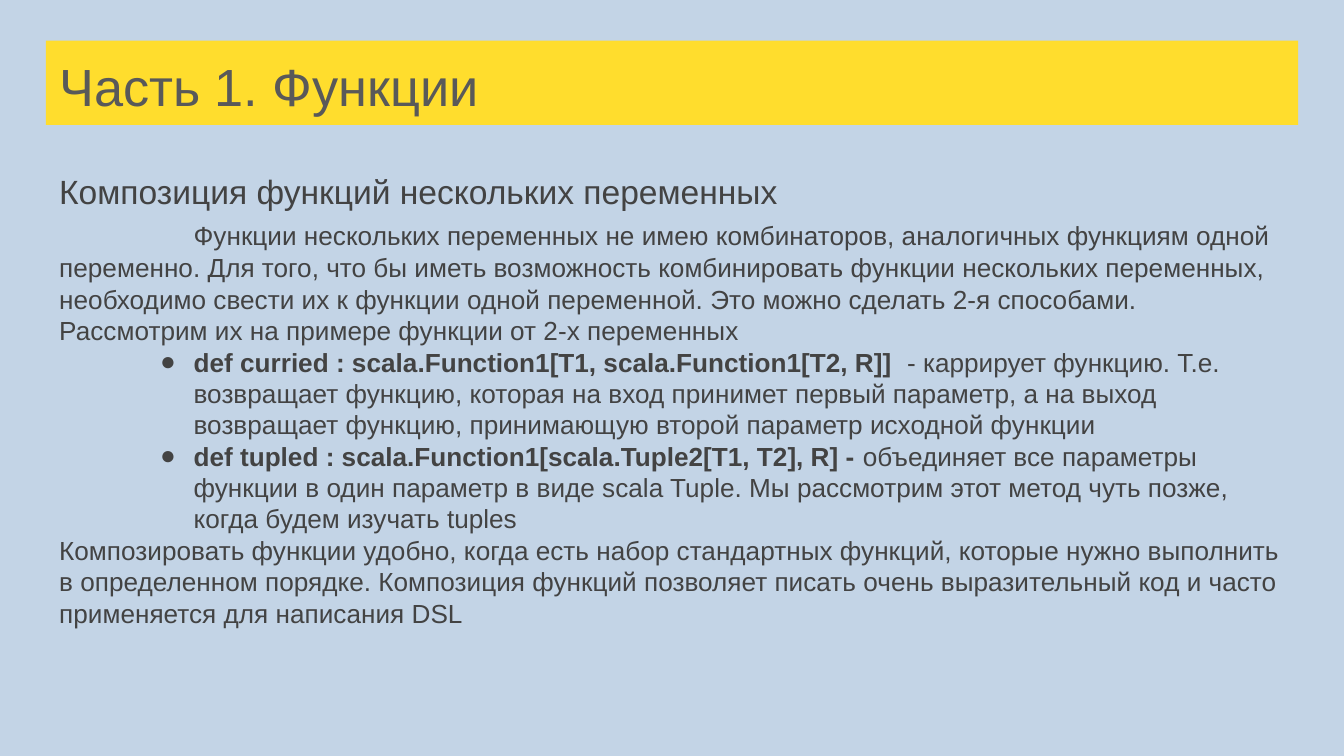
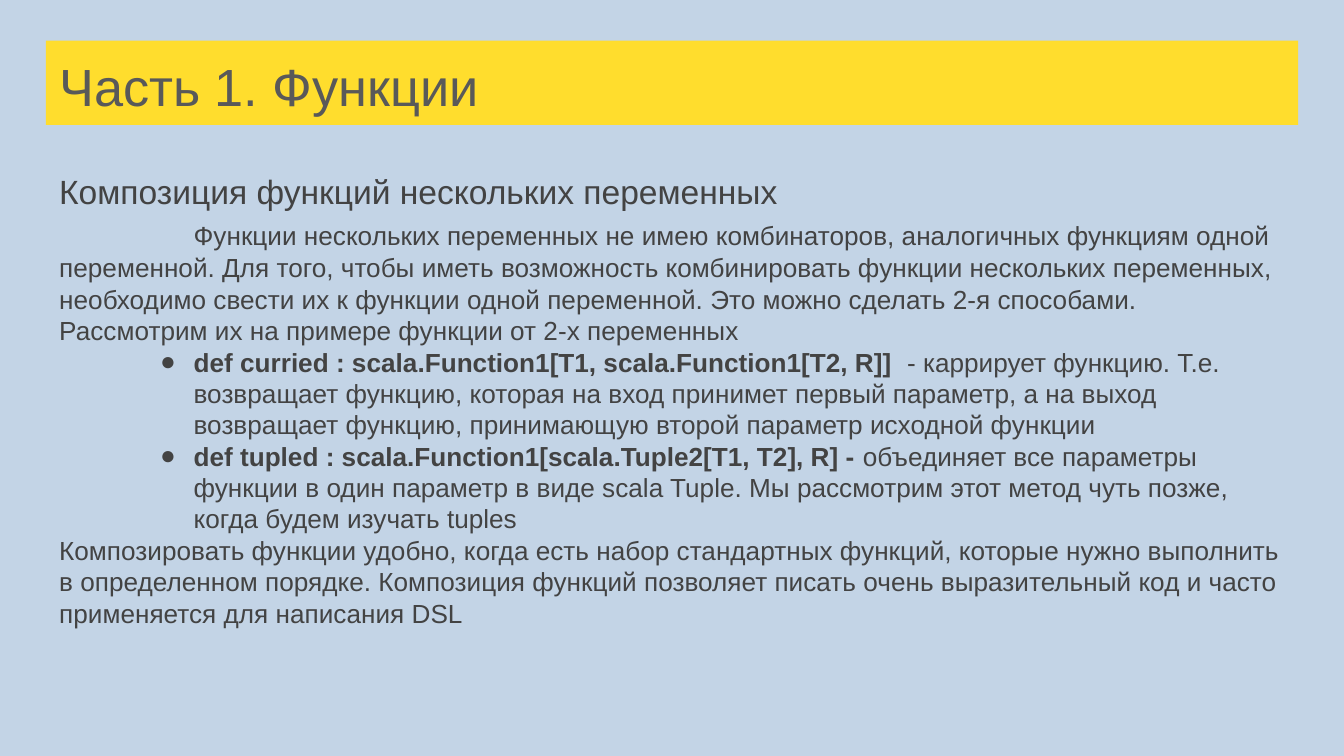
Before and after one commit to kiri11/scala-school, a slide deck: slide 27 of src/main/resources/Лекции Scala для FinTech.pptx. Drawn at 1344x756 pixels with LibreOffice and Linux fonts; fonts in the diff are those of the drawing. Boxes give left, top, right and bottom in pixels: in the first picture for what was removed or moved away, otherwise in the second. Text is boxed around its words. In the diff, an @@ line names an element or a change of style, - is before the commit and + after.

Commit message:
Fix in SQLAPI and Computation fix typos in lectures

```diff
--- a/src/main/resources/Лекции Scala для FinTech.pptx
+++ b/src/main/resources/Лекции Scala для FinTech.pptx
@@ text at box(59, 225, 1271, 346): text changed @@
-Функции нескольких переменных не имею комбинаторов, аналогичных функциям одной переменно. Для того, что бы иметь возможность комбинировать функции нескольких переменных, необходимо свести их к функции одной переменной. Это можно сделать 2-я способами. Рассмотрим их на примере функции от 2-х переменных
+Функции нескольких переменных не имею комбинаторов, аналогичных функциям одной переменной. Для того, чтобы иметь возможность комбинировать функции нескольких переменных, необходимо свести их к функции одной переменной. Это можно сделать 2-я способами. Рассмотрим их на примере функции от 2-х переменных
```
Also in this commit, not shown: 7 other slides changed, 3 other files.
